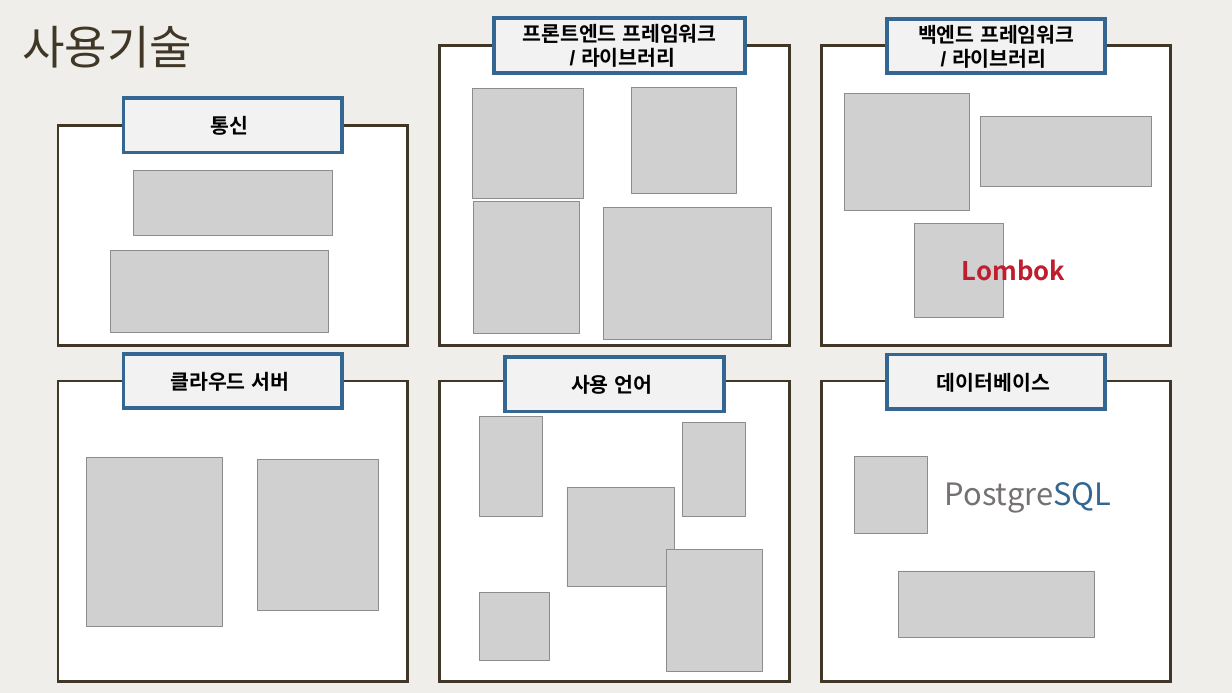
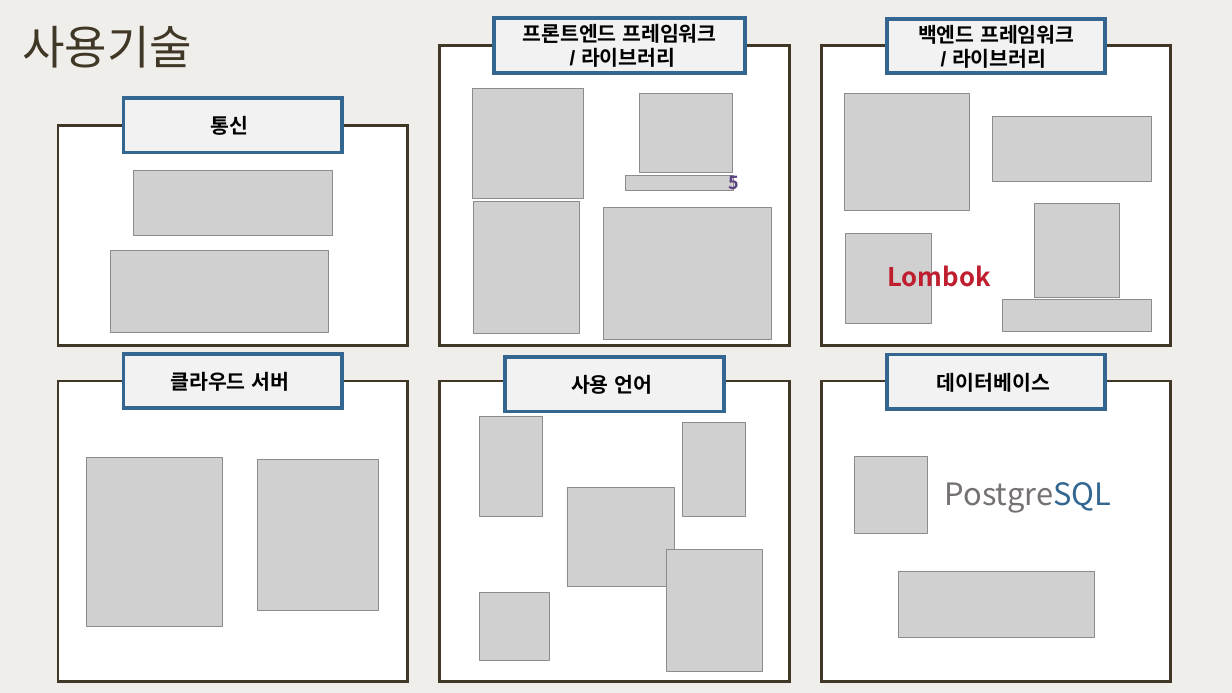
Before and after one commit to happyjane210/GIT2021-working, a slide deck: slide 2 of 9-project/1. 프로젝트 기획/주간 커-피 (초안).pptx (slide 12 before the commit). Drawn at 1232x693 pixels with LibreOffice and Linux fonts; fonts in the diff are those of the drawing; grey boxes stand for pictures. Boxes give left, top, right and bottom in pixels: in the first picture for what was removed or moved away, otherwise in the second. Text is boxed around its words. In the diff, an @@ line names an element or a change of style, - is before the commit and + after.

```diff
--- a/9-project/1. 프로젝트 기획/주간 커-피 (초안).pptx
+++ b/9-project/1. 프로젝트 기획/주간 커-피 (초안).pptx
@@ picture: place and size @@
-picture at (631,88,737,193)
+picture at (640,93,732,173)
@@ picture: place and size @@
-picture at (981,116,1153,187)
+picture at (993,116,1152,181)
@@ picture added at (626,176,735,190) @@
@@ text added at (728,170,739,194), 14 pt, text #5B4282, bold @@
+5
@@ picture added at (1035,203,1120,298) @@
@@ picture: place and size @@
-picture at (915,224,1004,318)
+picture at (846,234,932,324)
@@ text "Lombok": place and size @@
-text "Lombok" at (962,254,1066,287)
+text "Lombok" at (887,259,991,292)
@@ picture added at (1003,300,1152,332) @@
```
Also in this commit, not shown: 8 other slides changed, 1 slide added, 1 slide removed, 4 other files.
